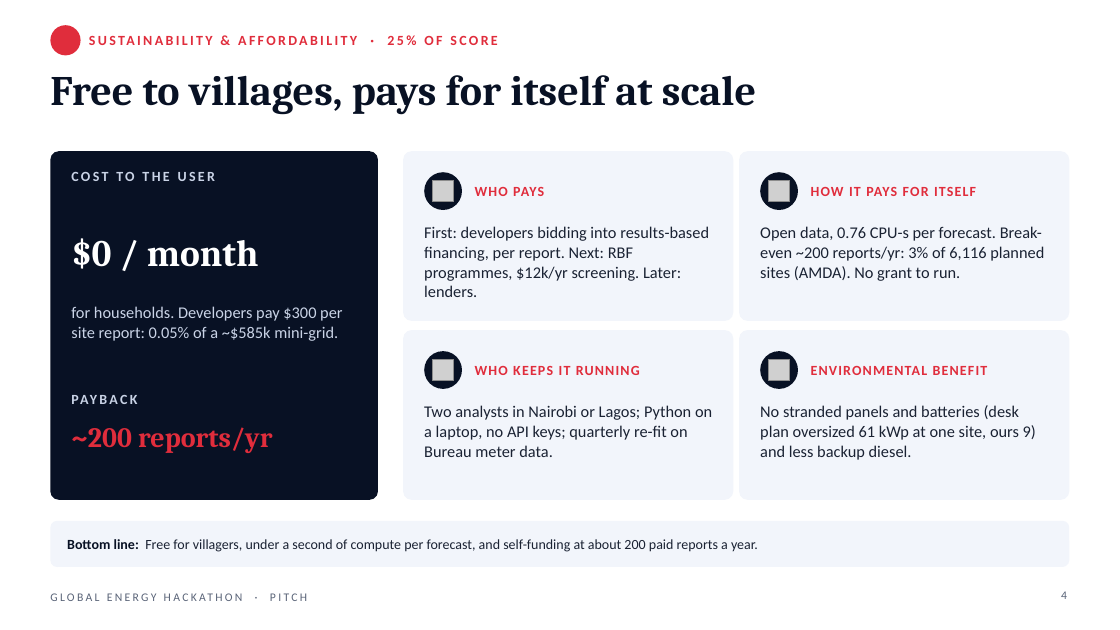
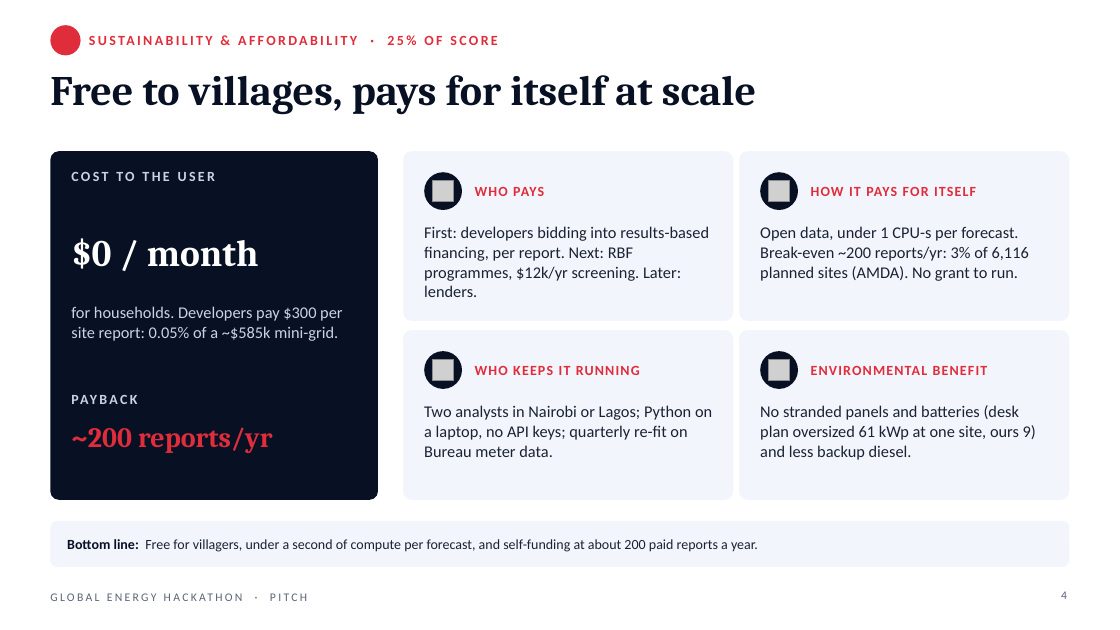
Before and after one commit to TusharTechs/lodestar, a slide deck: slide 4 of docs/Lodestar_Brief03_Pitch.pptx. Drawn at 1120x630 pixels with LibreOffice and Linux fonts; fonts in the diff are those of the drawing; grey boxes stand for pictures; background and template pictures are left out. Boxes give left, top, right and bottom in pixels: in the first picture for what was removed or moved away, otherwise in the second. Text is boxed around its words. In the diff, an @@ line names an element or a change of style, - is before the commit and + after.

```diff
--- a/docs/Lodestar_Brief03_Pitch.pptx
+++ b/docs/Lodestar_Brief03_Pitch.pptx
@@ text at box(760, 226, 1029, 281): text changed @@
-Open data, 0.76 CPU-s per forecast. Break-even ~200 reports/yr: 3% of 6,116 planned sites (AMDA). No grant to run.
+Open data, under 1 CPU-s per forecast. Break-even ~200 reports/yr: 3% of 6,116 planned sites (AMDA). No grant to run.
```
Also in this commit, not shown: 11 other files.
